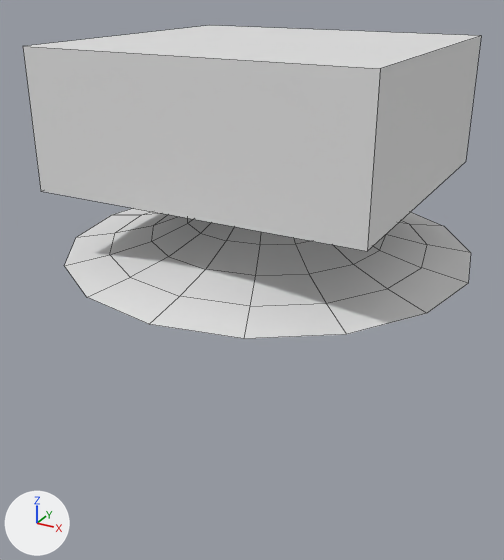
One commit to the FBX model Assets/Art/Models/04_Clown/Circus.fbx: the scene before it, then after it.
One viewpoint serves both versions: a 50 mm lens placed at (162.0, -313.0, 21.0), pointed at (-4.0, -11.0, -130.0). Every picture has the same lights, and +X, +Y and +Z are marked at lower left. Mesh edges are drawn as thin lines. Where no turn or scale is listed for an object, it has been applied to the vertices. Vertices at the same position are counted once.

Objects in the first picture: 'Circus_Ceiling', 'Circus_Wall'.
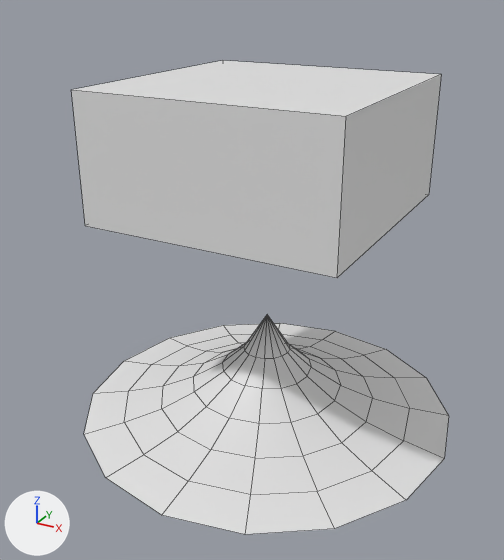
Where the change shows, as pixel boxes [x1, y1, x2, y2] in the pictures (504 x 560 px):
'Circus_Ceiling', moved: before [65, 208, 471, 339]; after [84, 314, 449, 534]
'Circus_Wall', reshaped, moved (19% narrower): before [23, 25, 481, 251]; after [72, 60, 441, 278]

Patch to the scene script:
```diff
--- a/Assets/Art/Models/04_Clown/Circus.fbx.py
+++ b/Assets/Art/Models/04_Clown/Circus.fbx.py
@@ me_cube_011 @@
 me_cube_011.from_pydata(...)  # 8 vertices, 6 faces; spans x -82.0..82.0, y -78.0..78.0, z -33.0..34.0
 # used by ob_circus_wall; location = (0.0, 0.0, -42.1)
 # verts and faces of me_cube_011; kept vertices keep their numbers, new ones are numbered from 8
 # before: 0 (82.0, 78.0, 34.0) at pixel (481, 35), 1 (-82.0, 78.0, 34.0) at pixel (209, 25), 2 (-82.0, -78.0, 34.0) at pixel (22, 46), 3 (-82.0, -78.0, -33.0) at pixel (40, 191), 4 (82.0, -78.0, 34.0) at pixel (380, 68)
 # before: 5 (82.0, -78.0, -33.0) at pixel (367, 251), 6 (-82.0, 78.0, -33.0), 7 (82.0, 78.0, -33.0) at pixel (465, 161)
+# me_cube_011 part 1
+delete_vertices([*range(0, 8)])  # with the faces that use them
+verts[8] = (-67.0, 67.0, 33.0)  # pixel (222, 60)
+verts[9] = (-67.0, 67.0, -33.0)
+verts[10] = (-67.0, -67.0, -33.0)  # pixel (85, 225)
+verts[11] = (-67.0, -67.0, 33.0)  # pixel (71, 89)
+for new, old in zip([*range(12, 16)], [*range(8, 12)]): verts[new] = verts[old] + (134.0, 0.0, 0.0)
+faces += [(9, 10, 14, 13), (12, 13, 14, 15), (8, 11, 10, 9), (8, 12, 15, 11), (10, 11, 15, 14), (8, 9, 13, 12)]
@@ ob_circus_ceiling @@
 ob_circus_ceiling = bpy.data.objects.new('Circus_Ceiling', me_cube_002)
-ob_circus_ceiling.location = (0.0, 0.0, -109.4)
+ob_circus_ceiling.location = (0.0, 0.0, -211.0)
@@ ob_circus_wall @@
 ob_circus_wall = bpy.data.objects.new('Circus_Wall', me_cube_011)
-ob_circus_wall.location = (0.0, 0.0, -42.1)
+ob_circus_wall.location = (0.0, 0.0, -60.3)
```
